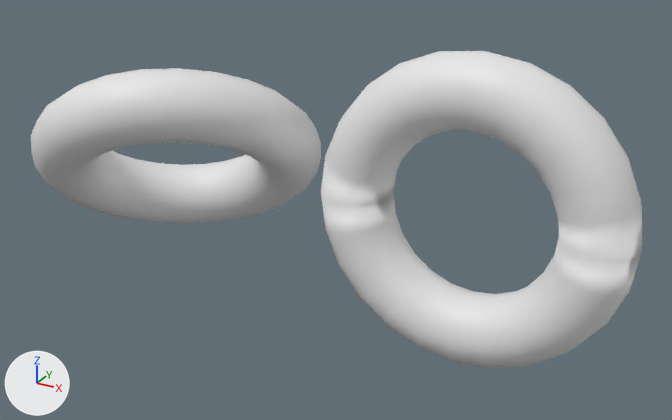
The FBX model UnityTest/Destruction/Assets/Method1/Meshes/3out.fbx as it was, and as the next commit left it.
Before and after are seen from a camera (50 mm lens) standing at (2.27, -6.31, 2.95) and looking at (-1.2, 0.0, -0.2). Every picture has the same lights, and +X, +Y and +Z are marked at lower left. Materials are left out; every surface is plain grey. Where no turn or scale is listed for an object, it has been applied to the vertices.

The scene before the commit, as lines of its bpy script (objects in view):
```python
me_mesh = bpy.data.meshes.new('Mesh')
me_mesh.from_pydata(...)  # 288 vertices, 576 faces; spans x -1.23..1.23, y -1.11..1.11, z -0.98..0.98
me_mesh.materials.append(mat_01___default)
me_torus001_0 = bpy.data.meshes.new('Torus001_0')
me_torus001_0.from_pydata(...)  # 292 vertices, 624 faces; spans x -1.3..1.3, y -0.3..0.3, z -1.3..1.3
# faces by material slot: [576, 48]
me_torus001_0.materials.append(mat_01___default)
me_torus001_0.materials.append(mat_crosssection)
ob_torus001 = bpy.data.objects.new('Torus001', me_mesh)
ob_torus001.location = (-2.826, 0.0, 0.0)
ob_torus001_0 = bpy.data.objects.new('Torus001_0', me_torus001_0)
ob_torus001_0.location = (0.0, 0.0, 0.0)
```
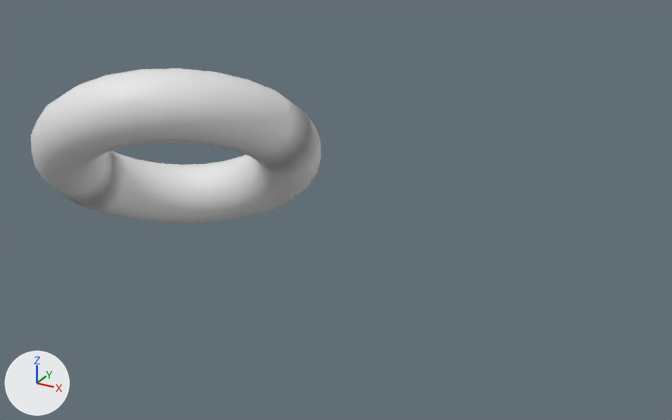
Scene script edits in JSON lines:
```json
{"op": "remove", "block": "ob_torus001_0", "code": ["ob_torus001_0 = bpy.data.objects.new('Torus001_0', me_torus001_0)", "ob_torus001_0.location = (0.0, 0.0, 0.0)"]}
```

What differs and where, as boxes (x1, y1, x2, y2) in the pictures (672 x 420 px):
```json
{"object": "Torus001_0", "change": "deleted", "before": [321, 51, 642, 369]}
```
